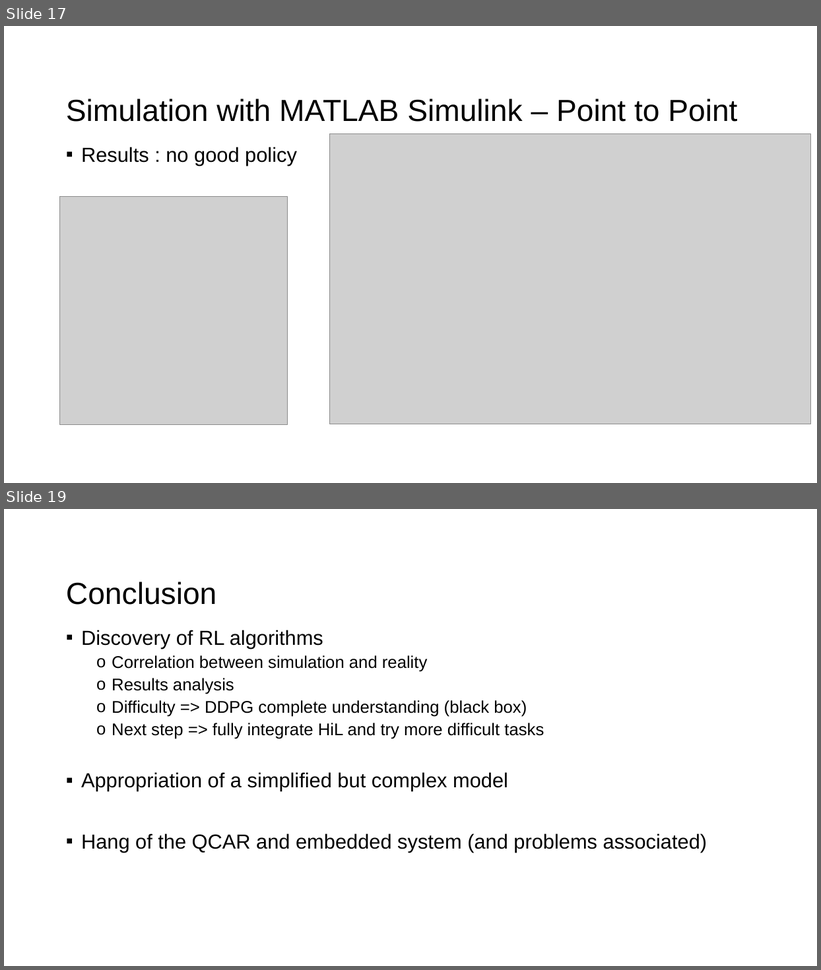
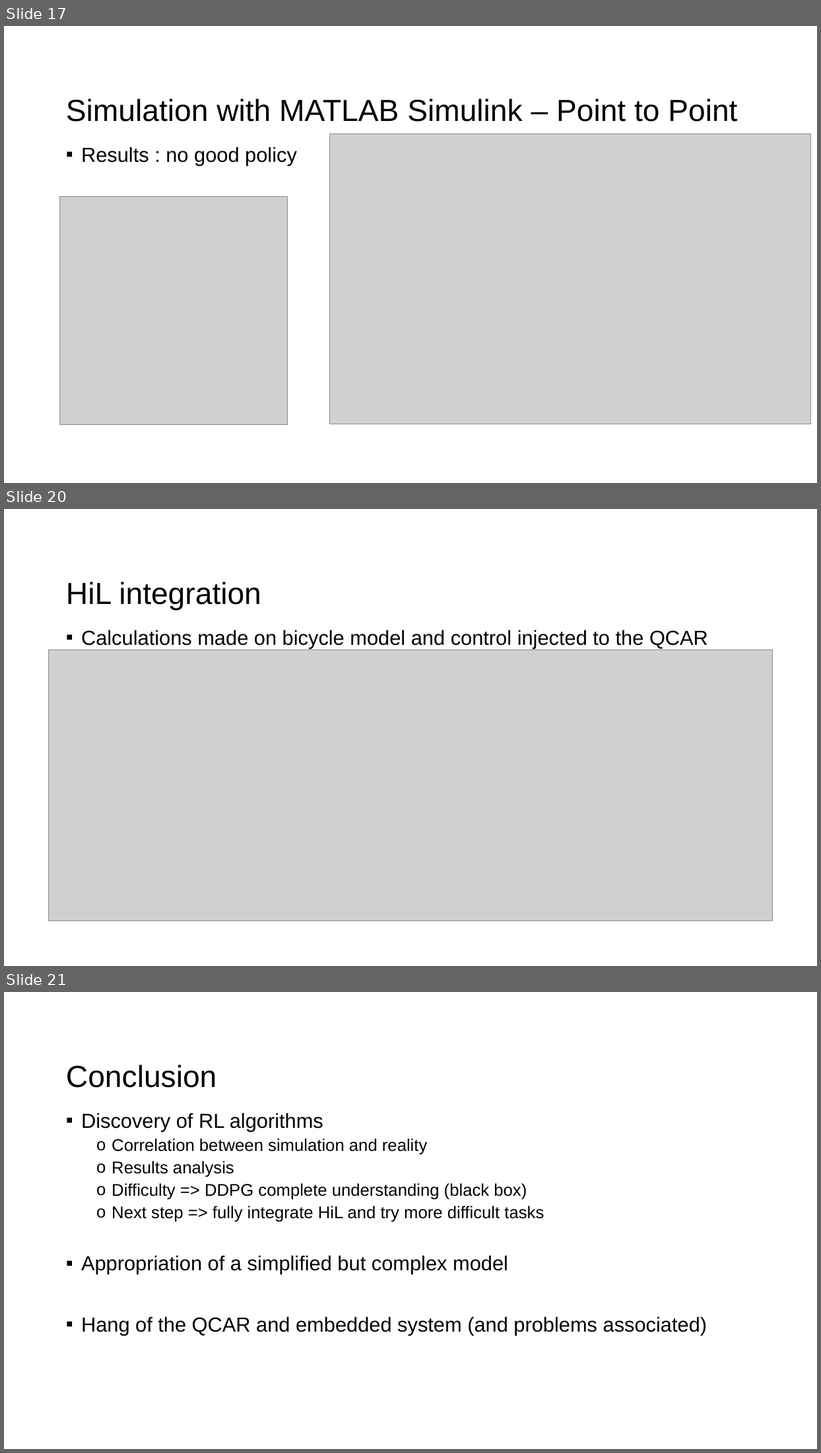
Before and after one commit to Guyak/ProjectAntonin_QCAR, a slide deck: Ressources_perso/Screens_soutenance/Support_Soutenance_GUYOT.pptx. Shown one above the other, each under a label of ours: slides 17 and 19 before the commit, slides 17, 20 and 21 after it; the slides between them are not shown. The pictures are 821x970 and 821x1453 pixels, drawn with LibreOffice and Linux fonts; fonts in the diff are those of the drawing; grey boxes stand for pictures; background and template pictures are left out. Boxes give left, top, right and bottom in pixels: in the first picture for what was removed or moved away, otherwise in the second. Text is boxed around its words. In the diff, an @@ line names an element or a change of style, - is before the commit and + after.

```diff
--- a/Ressources_perso/Screens_soutenance/Support_Soutenance_GUYOT.pptx
+++ b/Ressources_perso/Screens_soutenance/Support_Soutenance_GUYOT.pptx
@@ slide 20 added at (x1=4, y1=509, x2=817, y2=966), background #FFFFFF; not listed: 1 template element that a slide beside it also shows @@
@@ title added at (x1=66, y1=582, x2=261, y2=611), 36 pt, text #000000 @@
+HiL integration
@@ text added at (x1=81, y1=630, x2=708, y2=648), 24 pt, text #000000 @@
+▪ Calculations made on bicycle model and control injected to the QCAR
@@ picture added at (x1=48, y1=650, x2=773, y2=921) @@
@@ what was slide 19 is now slide 21 @@
```
Also in this commit, not shown: 1 slide changed, 1 other slide added, 4 other files.
